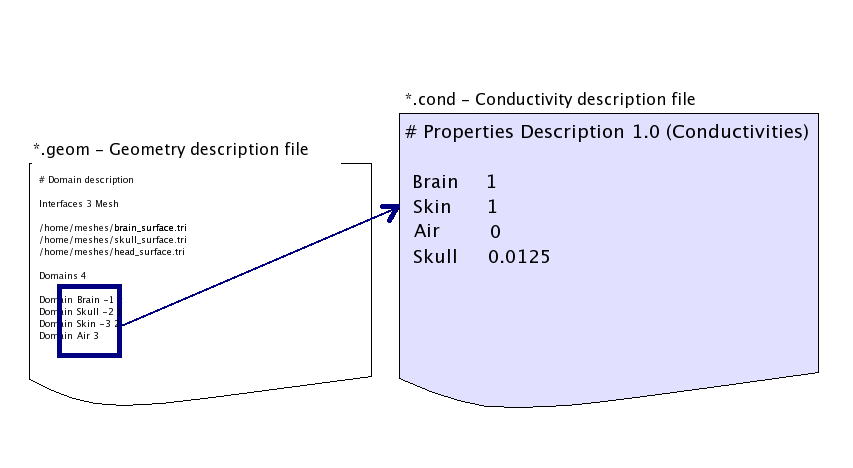
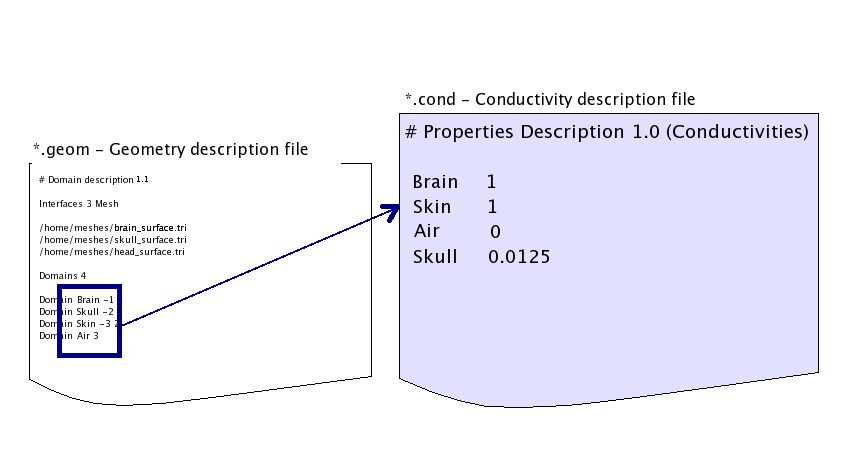
Revision of a layered 853x468 image; what changed, layer by layer:
added layer "1.1" (1st of 2) above "1.1" over [left=137, top=176, right=148, bottom=182]
